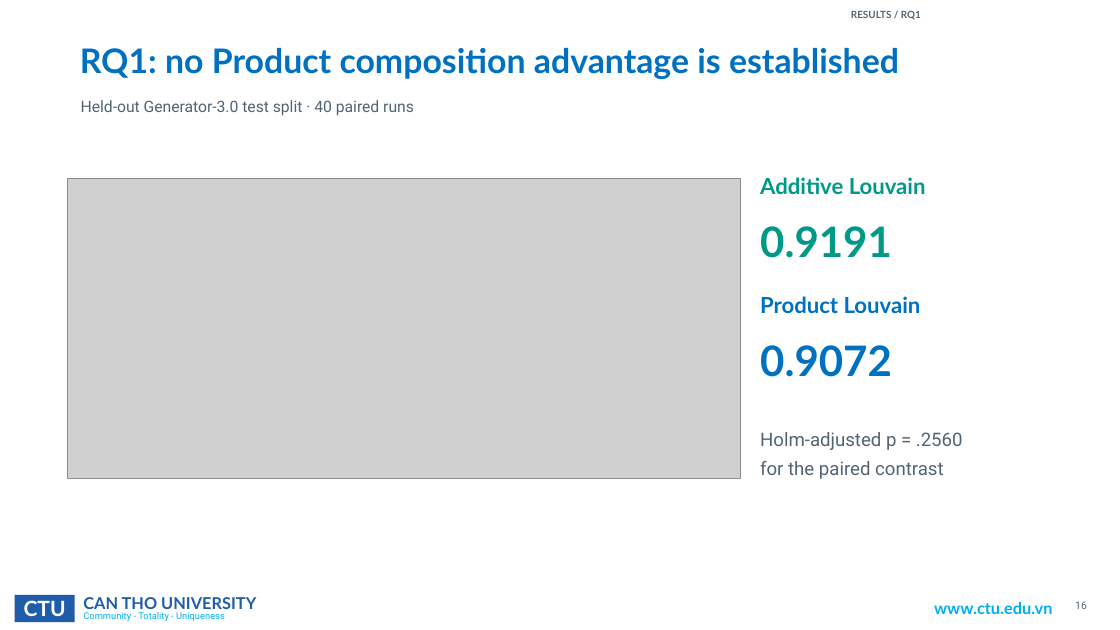
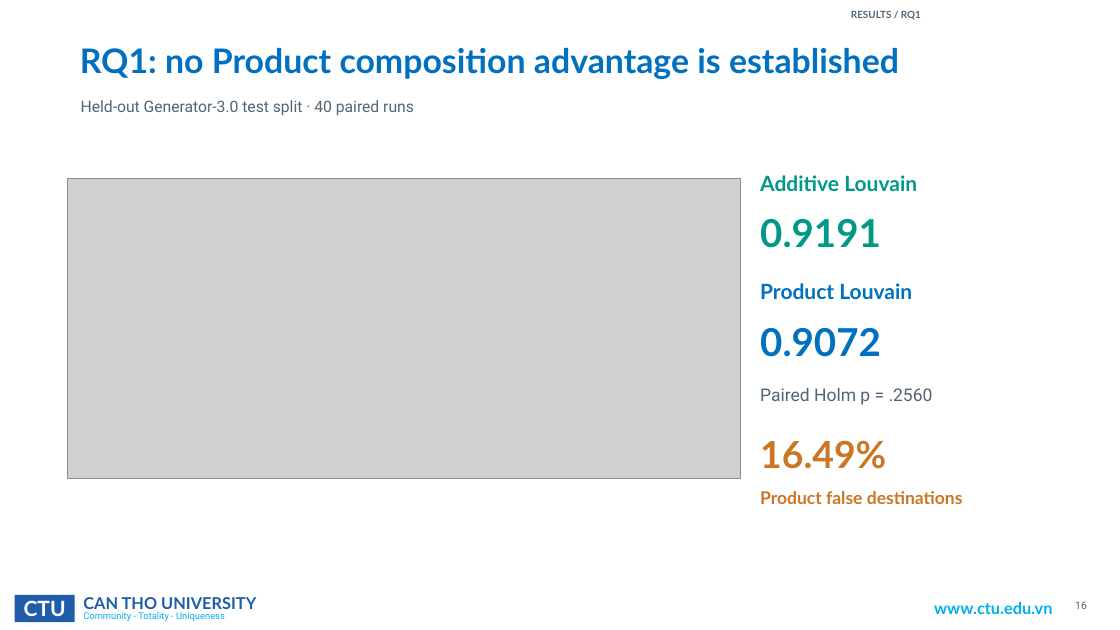
Before and after one commit to ngthtrong/nckh2, a slide deck: slide 16 of ISDS/ISDS2026_Paper_6444_Conference_Deck.pptx. Drawn at 1120x630 pixels with LibreOffice and Linux fonts; fonts in the diff are those of the drawing; grey boxes stand for pictures; background and template pictures are left out. Boxes give left, top, right and bottom in pixels: in the first picture for what was removed or moved away, otherwise in the second. Text is boxed around its words. In the diff, an @@ line names an element or a change of style, - is before the commit and + after.

```diff
--- a/ISDS/ISDS2026_Paper_6444_Conference_Deck.pptx
+++ b/ISDS/ISDS2026_Paper_6444_Conference_Deck.pptx
@@ text "Additive Louvain" at (x1=760, y1=175, x2=917, y2=191): size 19 to 18 pt @@
@@ text "0.9191" at (x1=760, y1=219, x2=881, y2=248): size 36 to 33 pt @@
@@ text "Product Louvain" at (x1=760, y1=283, x2=912, y2=299): size 19 to 18 pt @@
@@ text "Product Louvain" moved from (x1=760, y1=296, x2=921, y2=313) to (x1=760, y1=283, x2=912, y2=299) @@
@@ text "0.9072" at (x1=760, y1=328, x2=881, y2=357): size 36 to 33 pt @@
@@ text "0.9072" moved from (x1=760, y1=345, x2=892, y2=377) to (x1=760, y1=328, x2=881, y2=357) @@
@@ text at (x1=760, y1=388, x2=933, y2=405): text changed; size 16 to 15 pt @@
-Holm-adjusted p = .2560
-for the paired contrast
+Paired Holm p = .2560
@@ text added at (x1=760, y1=440, x2=886, y2=469), 32 pt, text #C97724, bold @@
+16.49%
@@ text added at (x1=760, y1=491, x2=963, y2=504), 15 pt, text #C97724, bold @@
+Product false destinations
```
Also in this commit, not shown: 14 other slides changed, 1 slide added, 1 slide removed, 51 other files.
